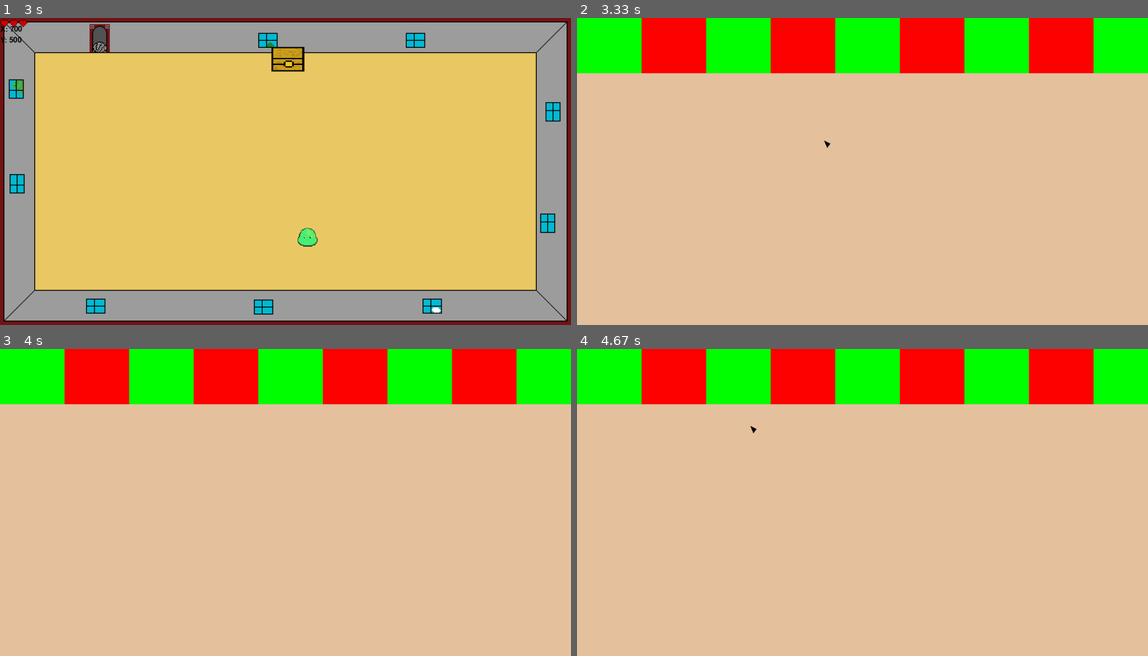
Above: before the commit, frames 1-4 (two rows, left to right).
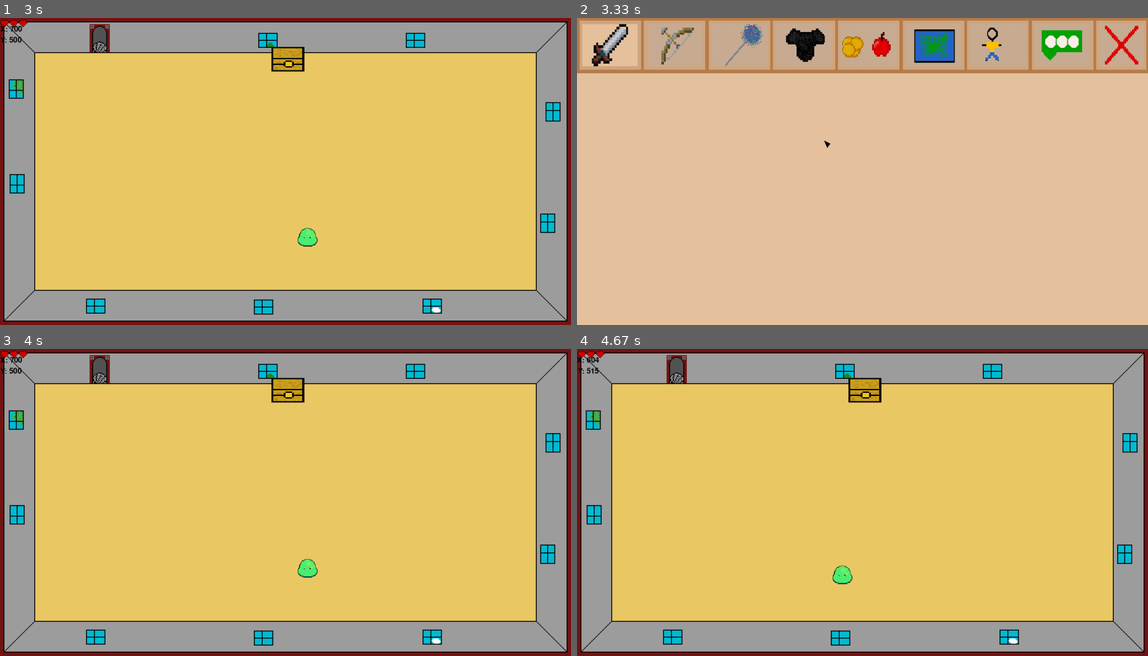
Above: after the commit, the same moments.

Repository: Judthdudeee13/Galaxy_of_the_Gods
Game: pygame game, started from boy_code.py
The game is run twice, just before and just after one commit, with the same random seed, the same clock (stepped at 60 frames per second) and the same inputs.
Inputs (mouse positions are in pixels of both pictures, inside the frame that each line leads up to):
- Up to frame 1 (3 s): hold D 0.33-0.8 s; move the mouse to (262, 183) at 0.37 s; press the mouse at (496, 278) at 0.87 s; move the mouse to (422, 239) at 0.97 s; release the mouse at (354, 199) at 1.1 s; press the mouse at (496, 278) at 1.2 s; move the mouse to (354, 235) at 1.3 s; release the mouse at (211, 192) at 1.43 s; press the mouse at (336, 208) at 1.53 s; move the mouse to (205, 196) at 1.63 s; release the mouse at (79, 186) at 1.77 s; hold W 1.83-2.13 s; click (114, 79) at 1.92 s; hold D 2.17-2.63 s; click (251, 186) at 2.25 s; press the mouse at (336, 208) at 2.7 s; move the mouse to (291, 177) at 2.8 s; release the mouse at (251, 143) at 2.93 s
- Up to frame 2 (3.33 s): tap Q at 3 s
- Up to frame 3 (4 s): press the mouse at (485, 376) at 3.37 s; move the mouse to (279, 450) at 3.47 s; release the mouse at (74, 527) at 3.6 s; click (542, 376) at 3.72 s
- Up to frame 4 (4.67 s): hold A 4-4.53 s; click (754, 428) at 4.08 s; hold S from 4.57 s (still down)

Frame 1 is identical in both runs. In frame 2, 18% of the frame differs, in the area x 0-100%, y 0-18%; in frame 3, 100%, in the area x 0-100%, y 0-100%; in frame 4, 100%.

Commit message:
inventory chnaging works

Diff:
--- a/boy_code.py
+++ b/boy_code.py
@@ -671,7 +671,9 @@
     game_developer()
 
     if bg == 0:
-        inventorys.run(inventory)
+        if not inventorys.run(inventory):
+            bg = obg
+            inventory_time = time.time()
 
     #move player
     if bg != 0:
--- a/information_screens.py
+++ b/information_screens.py
@@ -36,10 +36,21 @@
     mouse_rect.centery = y
     window.blit(mouse, mouse_rect)
 
+def mouse_buttons():
+    mouse_buttons = pygame.mouse.get_pressed()
+    if mouse_buttons[0]:
+        return 0
 class inventory:
     def __init__(self):
+        self.close = False
         self.inventory_melee = pygame.image.load("inventory/inventory_melee.png")
-        self.inventory_bow = pygame.image.load("inventory/inventory_ranged.png")
+        self.inventory_range = pygame.image.load("inventory/inventory_ranged.png")
+        self.inventory_magic = pygame.image.load("inventory/inventory_magic.png")
+        self.inventory_armor = pygame.image.load("inventory/inventory_armor.png")
+        self.inventory_inventory = pygame.image.load("inventory/inventory.png")
+        self.inventory_map = pygame.image.load("inventory/inventory_map.png")
+        self.inventory_person = pygame.image.load("inventory/inventory_person.png")
+        self.inventory_quests = pygame.image.load("inventory/inventory_quests.png")
         self.background = self.inventory_melee
         self.inventory_spot = []
         self.current_weapon = 'basic_sword'
@@ -54,6 +65,11 @@
         self.load_inventory_background()
         self.load_inventory()
         self.change_background()
+        if self.close:
+            self.close = False
+            return False
+        else:
+            return True
 
 
     def load_inventory(self):
@@ -63,7 +79,7 @@
                 basic_sword_rect = basic_sword.get_rect()
                 basic_sword_rect.center = self.inventory_spot[0]
                 window.blit(basic_sword, basic_sword_rect)
-        elif self.background  == self.inventory_bow:
+        elif self.background  == self.inventory_range:
             if self.inventory_list['range'][1]:
                 basic_sword = pygame.image.load('weapons/basic_sword(inv).png')
                 basic_sword_rect = basic_sword.get_rect()
@@ -72,15 +88,41 @@
 
         mouse_pos()
     def change_background(self):
-        melee_hit_box = pygame.draw.rect(window, GREEN, (0, 0, 147, 126))
-        range_hit_box = pygame.draw.rect(window, RED, (147, 0, 147, 126))
-        magic_hit_box = pygame.draw.rect(window, GREEN, (294, 0, 147, 126))
-        armor_hit_box = pygame.draw.rect(window, RED, (441, 0, 147, 126))
-        inventory_hit_box = pygame.draw.rect(window, GREEN, (588, 0, 147, 126))
-        map_hit_box = pygame.draw.rect(window, RED, (735, 0, 147, 126))
-        person_hit_box = pygame.draw.rect(window, GREEN, (882, 0, 147, 126))
-        quests_hit_box = pygame.draw.rect(window, RED, (1029, 0, 147, 126))
-        close_hit_box = pygame.draw.rect(window, GREEN, (1176, 0, 147, 126))
+        background = None
+        melee_hit_box = pygame.Rect(0, 0, 147, 126)
+        range_hit_box = pygame.Rect(147, 0, 147, 126)
+        magic_hit_box = pygame.Rect(294, 0, 147, 126)
+        armor_hit_box = pygame.Rect(441, 0, 147, 126)
+        inventory_hit_box = pygame.Rect(588, 0, 147, 126)
+        map_hit_box = pygame.Rect(735, 0, 147, 126)
+        person_hit_box = pygame.Rect(882, 0, 147, 126)
+        quests_hit_box = pygame.Rect(1029, 0, 147, 126)
+        close_hit_box = pygame.Rect(1176, 0, 147, 126)
+        hit_boxes = [melee_hit_box, range_hit_box, magic_hit_box, armor_hit_box, inventory_hit_box, map_hit_box, person_hit_box, quests_hit_box, close_hit_box]
+        mouse_pos()
+        for hit_box in hit_boxes:
+            if mouse_buttons() == 0:
+                if hit_box.colliderect(mouse_rect):
+                    background = hit_box
+        if background == melee_hit_box:
+            self.background = self.inventory_melee
+        if background == range_hit_box:
+            self.background = self.inventory_range
+        if background == magic_hit_box:
+            self.background = self.inventory_magic
+        if background == armor_hit_box:
+            self.background = self.inventory_armor
+        if background == inventory_hit_box:
+            self.background = self.inventory_inventory
+        if background == map_hit_box:
+            self.background = self.inventory_map
+        if background == person_hit_box:
+            self.background = self.inventory_person
+        if background == quests_hit_box:
+            self.background = self.inventory_quests
+        if background == close_hit_box:
+            self.close = True
+
 
 
     def load_inventory_background(self):
Binary file added: ._boy_code.py
Binary file added: ._gotg.pickle
Binary file added: ._information_screens.py
Binary file changed: gotg.pickle
